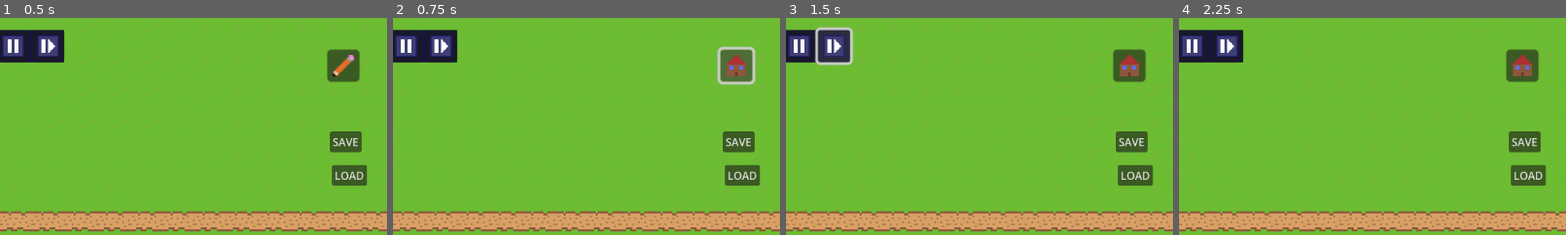
Above: before the commit, frames 1-4 (left to right).
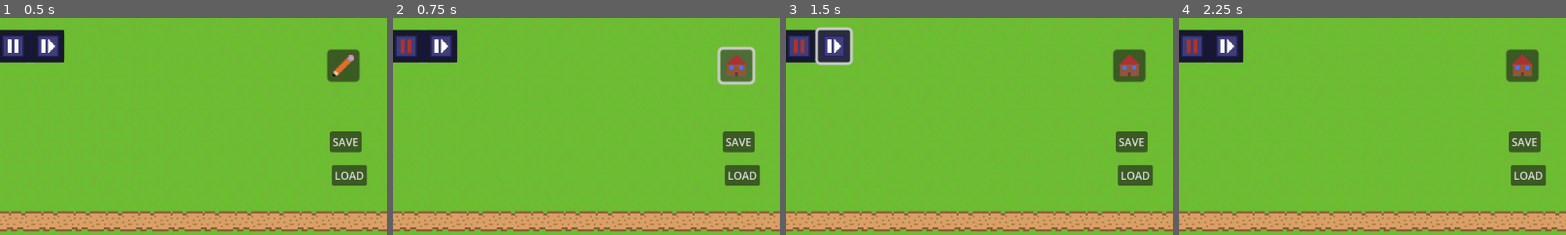
Above: after the commit, the same moments.

Repository: Dev-Karol1111/village
Game: Godot game, scene res://scenes/map.tscn
Same seed, same stepped clock (60 frames per second), same inputs: the game is played once before the commit and once after it.
Inputs (mouse positions are % of the whole screen's width and height, from its top left):
- Up to frame 1 (0.5 s): no input
- Up to frame 2 (0.75 s): click (93, 11) at 0.5 s
- Up to frame 3 (1.5 s): click (55, 6) at 1.25 s
- Up to frame 4 (2.25 s): click (8, 86) at 2.02 s
The pictures show only the part of the screen within x 48-98%, y 0-50%; the shares and areas given below are measured in that part.

Frame 1 is identical in both runs. In frame 2, 0.1% of the frame differs, in the area x 2-5%, y 9-17%; in frame 3, 0.1%; in frame 4, 0.1%.

Commit message:
general update

Diff:
--- a/scenes/ui/build_chose.tscn
+++ b/scenes/ui/build_chose.tscn
@@ -55,6 +55,19 @@
 offset_bottom = 22.962997
 text = "Free places: "
 
+[node name="living_people" type="Label" parent="info"]
+layout_mode = 1
+anchors_preset = -1
+anchor_left = 0.07300001
+anchor_top = 0.56100005
+anchor_right = 0.07300001
+anchor_bottom = 0.56100005
+offset_left = 0.063999176
+offset_top = 2.0449905
+offset_right = 111.063995
+offset_bottom = 25.04499
+text = "Living people: "
+
 [connection signal="resized" from="." to="." method="_on_resized"]
 [connection signal="mouse_entered" from="TextureButton" to="." method="_on_texture_button_mouse_entered"]
 [connection signal="mouse_exited" from="TextureButton" to="." method="_on_texture_button_mouse_exited"]
--- a/scripts/autoload/signals.gd
+++ b/scripts/autoload/signals.gd
@@ -1,5 +1,12 @@
 extends Node
 
-
+@warning_ignore("unused_signal")
 signal data_changed_ui
+@warning_ignore("unused_signal")
 signal data_changed_build_info
+@warning_ignore("unused_signal")
+signal edit_menu_opened
+@warning_ignore("unused_signal")
+signal pause_game
+@warning_ignore("unused_signal")
+signal unpause_game
--- a/scripts/camera.gd
+++ b/scripts/camera.gd
@@ -50,5 +50,5 @@
 		img.resize(int(img.get_width() * cursor_scale), int(img.get_height() * cursor_scale))
 		var scaled_tex := ImageTexture.create_from_image(img)
 
-		var hotspot = Vector2(scaled_tex.get_width() / 2, scaled_tex.get_height() / 2)
+		var hotspot = Vector2(scaled_tex.get_width() / 2.0, scaled_tex.get_height() / 2.0)
 		Input.set_custom_mouse_cursor(scaled_tex, Input.CURSOR_ARROW, hotspot)
--- a/scripts/ui/build_chose.gd
+++ b/scripts/ui/build_chose.gd
@@ -8,12 +8,15 @@
 @onready var info_box : TextureRect = $info
 @onready var products_label : Label = $"info/products"
 @onready var free_places_label : Label = $"info/free_places"
+@onready var living_people_label : Label = $"info/living_people"
 # Called when the node enters the scene tree for the first time.
 func _ready() -> void:
 	texture = data.edit_texture
 	info_box.visible = false
 	update_data()
 	Signals.data_changed_build_info.connect(update_data)
+	if data.type != "house":
+		living_people_label.visible = false
 
 # Called every frame. 'delta' is the elapsed time since the previous frame.
 func _process(_delta: float) -> void:
@@ -35,6 +38,9 @@
 	else:
 		free_places_label.text = "Free places: 0"
 
+	if data.type == "house":
+		living_people_label.text = "Living people: %s" % data.living_people
+
 func _on_texture_button_pressed() -> void:
 	edit_menu.set_block(data)
 
--- a/scripts/ui/build_ui.gd
+++ b/scripts/ui/build_ui.gd
@@ -15,6 +15,9 @@
 func _ready() -> void:
 	update_data()
 	Signals.data_changed_build_info.connect(update_data)
+	Signals.edit_menu_opened.connect(func():
+		visible = false
+	)
 
 func update_data():
 	build_name.text = data.name
--- a/scripts/ui/edit.gd
+++ b/scripts/ui/edit.gd
@@ -36,8 +36,3 @@
 func change_visible_func(visible):
 	for child in self.get_children():
 		child.visible = visible
-
-
-# Called every frame. 'delta' is the elapsed time since the previous frame.
-func _process(delta: float) -> void:
-	pass
--- a/scripts/ui/mode.gd
+++ b/scripts/ui/mode.gd
@@ -10,6 +10,8 @@
 func _ready() -> void:
 	edit_menu.change_visible.emit(false)
 	edit_menu.map = get_node(map)
+	Signals.pause_game.connect(_on_pause_pressed)
+	Signals.unpause_game.connect(_on_unpause_pressed)
 
 # Called every frame. 'delta' is the elapsed time since the previous frame.
 func _process(_delta: float) -> void:
@@ -22,12 +24,15 @@
 	if Managment.mode == "edit":
 		mode_button.icon = load("res://assets/ui/exit_edit.png")
 		edit_menu.change_visible.emit(true)
+		Signals.edit_menu_opened.emit()
+		Signals.pause_game.emit()
 	else:
 		Managment.make_transport_map(get_node(map).get_child(0))
 		WorkersManagement.determine_betting_house_connetion()
 		Managment.was_edit_menu_opened = true
 		mode_button.icon = load("res://assets/ui/edit.png")
 		edit_menu.change_visible.emit(false)
+		Signals.unpause_game.emit()
 
 
 
@@ -48,6 +53,8 @@
 
 
 func _on_unpause_pressed() -> void:
+	if Managment.mode == "edit":
+		return
 	Managment.speed_time = 1
 	var new_icon = AtlasTexture.new()
 	new_icon.atlas = load("res://assets/ui/ui-tileset.png")
